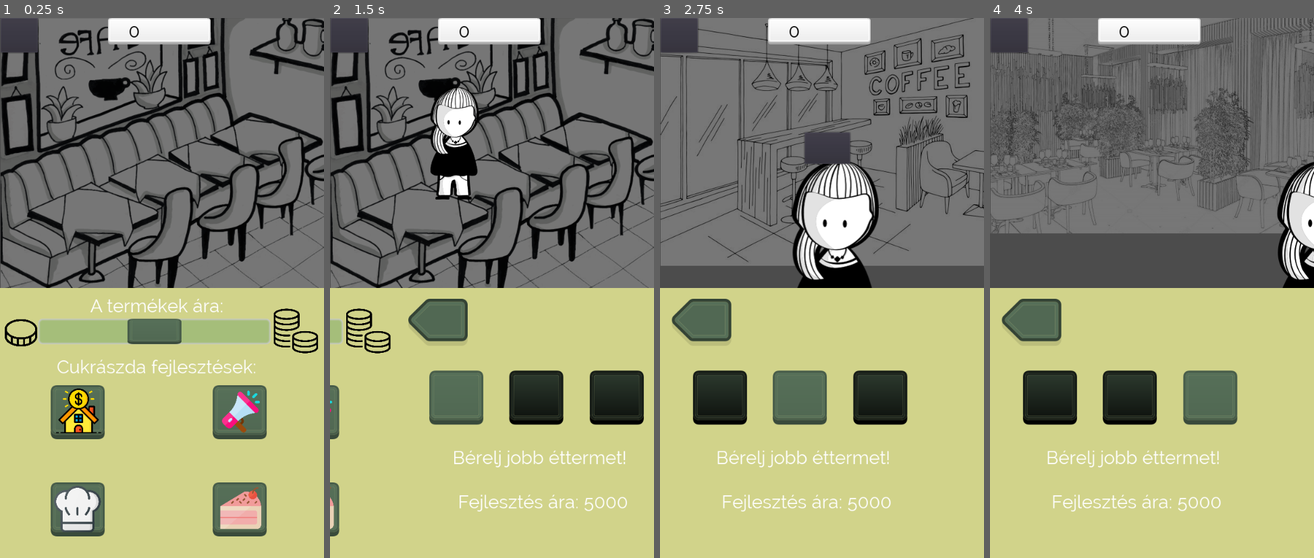
Above: before the commit, frames 1-4 (left to right).
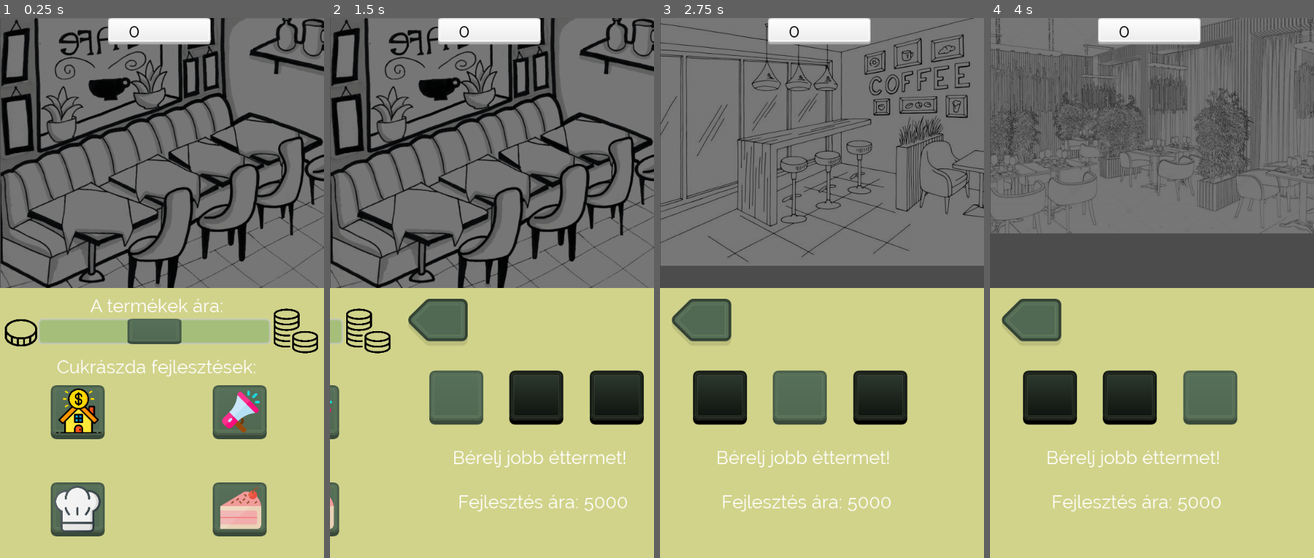
Above: after the commit, the same moments.

Repository: Balint197/BankToTheFuture2021
Game: Godot game, scene res://UI.tscn
Same seed, same stepped clock (60 frames per second), same inputs: the game is played once before the commit and once after it.
Inputs (mouse positions are in pixels of both pictures, inside the frame that each line leads up to):
- Up to frame 1 (0.25 s): no input
- Up to frame 2 (1.5 s): click (349, 34) at 0.52 s; click (407, 412) at 1.25 s
- Up to frame 3 (2.75 s): click (711, 396) at 2 s
- Up to frame 4 (4 s): click (1158, 147) at 2.77 s; click (1129, 396) at 3.5 s

The runs differ from the first frame. In frame 1, 0.7% of the frame differs, in the area x 0-12%, y 0-7%; in frame 2, 3.0%; in frame 3, 6.3%, in the area x 0-68%, y 0-50%; in frame 4, 2.8%.

Commit message:
UI kb final

Diff:
--- a/characters.tscn
+++ b/characters.tscn
@@ -4,7 +4,7 @@
 
 [sub_resource type="Animation" id=1]
 resource_name = "walkOut"
-length = 2.0
+length = 1.5
 tracks/0/type = "value"
 tracks/0/path = NodePath("sprite:position")
 tracks/0/interp = 1
@@ -12,7 +12,7 @@
 tracks/0/imported = false
 tracks/0/enabled = true
 tracks/0/keys = {
-"times": PoolRealArray( 0, 2 ),
+"times": PoolRealArray( 0, 1.5 ),
 "transitions": PoolRealArray( 1, 1 ),
 "update": 0,
 "values": [ Vector2( 0, 0 ), Vector2( 500, 0 ) ]
--- /dev/null
+++ b/failState.tscn
@@ -0,0 +1,64 @@
+[gd_scene load_steps=3 format=2]
+
+[ext_resource path="res://assets/buttons/whiteoff.png" type="Texture" id=1]
+[ext_resource path="res://assets/fonts/font.tres" type="DynamicFont" id=2]
+
+[node name="failState" type="Control"]
+anchor_right = 1.0
+anchor_bottom = 1.0
+__meta__ = {
+"_edit_use_anchors_": false
+}
+
+[node name="ColorRect" type="ColorRect" parent="."]
+anchor_right = 1.0
+anchor_bottom = 1.0
+margin_right = 40.0
+margin_bottom = 40.0
+color = Color( 0.458824, 0.654902, 0.278431, 1 )
+
+[node name="Button" type="TextureButton" parent="."]
+modulate = Color( 0.835294, 0.819608, 0.262745, 1 )
+margin_left = 144.0
+margin_top = 619.0
+margin_right = 244.0
+margin_bottom = 719.0
+rect_scale = Vector2( 3.5, 1 )
+texture_normal = ExtResource( 1 )
+__meta__ = {
+"_edit_use_anchors_": false
+}
+
+[node name="Button2" type="TextureButton" parent="."]
+modulate = Color( 0.835294, 0.819608, 0.262745, 1 )
+margin_left = 144.0
+margin_top = 796.0
+margin_right = 244.0
+margin_bottom = 896.0
+rect_scale = Vector2( 3.5, 1 )
+texture_normal = ExtResource( 1 )
+__meta__ = {
+"_edit_use_anchors_": false
+}
+
+[node name="Label" type="Label" parent="."]
+margin_left = 120.471
+margin_top = 391.425
+margin_right = 531.471
+margin_bottom = 818.425
+custom_fonts/font = ExtResource( 2 )
+text = "5 nap utáni profitod:
+
+
+
+
+
+Pontok beváltása
+
+
+
+Eredménytábla"
+align = 1
+__meta__ = {
+"_edit_use_anchors_": false
+}
--- a/gameUI.gd
+++ b/gameUI.gd
@@ -73,8 +73,8 @@
 	startMiniGame()
 
 func startMiniGame():
-	$Button.visible = true
-	$Button.disabled = false
+	$Button3.visible = true
+	$Button3.disabled = false
 	emit_signal("nextCustomerArrivedToDesk")
 
 func _on_Button_pressed():
@@ -83,6 +83,7 @@
 	endMiniGame()
 
 func endMiniGame():
+	$Particles2D.emitting = true
 	ordering = 0
 	emit_signal("customerDone")
 	#emit_signal("nextCustomerCanComeToDesk")
@@ -91,12 +92,13 @@
 		newCustomer()
 		buffer -= 1
 	characters_array = $Path2D.get_children()
-	var leaving = characters_array[0]
-	$Path2D.remove_child(leaving)
-	add_child(leaving)
-	leaving.get_node("AnimationPlayer").play("walkOut")
-	for i in characters_array:
-		i.get_node("AnimationPlayer").play()
+	if characters_array.size()>0:
+		var leaving = characters_array[0]
+		$Path2D.remove_child(leaving)
+		add_child(leaving)
+		leaving.get_node("AnimationPlayer").play("walkOut")
+		for i in characters_array:
+			i.get_node("AnimationPlayer").play()
 
 
 func _on_Button2_pressed():
@@ -150,3 +152,9 @@
 
 func _on_controller_customersEntering(num):
 	buffer = num
+
+
+func _on_Button3_pressed():
+	$Button3.visible = false
+	$Button3.disabled = true
+	endMiniGame()
--- a/gameUI.tscn
+++ b/gameUI.tscn
@@ -1,5 +1,6 @@
-[gd_scene load_steps=4 format=2]
+[gd_scene load_steps=8 format=2]
 
+[ext_resource path="res://assets/menu/cloud.png" type="Texture" id=1]
 [ext_resource path="res://assets/bg/bg.png" type="Texture" id=2]
 [ext_resource path="res://gameUI.gd" type="Script" id=3]
 
@@ -7,6 +8,32 @@
 _data = {
 "points": PoolVector2Array( 0, 0, 0, 0, 323.999, 454.871, 11.8921, 54.7035, -11.8921, -54.7035, 52.8601, 362.113, -46.3 …(193 unchanged characters)…
 }
+
+[sub_resource type="Gradient" id=3]
+offsets = PoolRealArray( 0, 0.938272 )
+colors = PoolColorArray( 0.886275, 0.137255, 0.890196, 1, 0.843137, 0.203922, 1, 0 )
+
+[sub_resource type="GradientTexture" id=4]
+gradient = SubResource( 3 )
+
+[sub_resource type="ParticlesMaterial" id=2]
+flag_disable_z = true
+spread = 180.0
+gravity = Vector3( 0, 98, 0 )
+initial_velocity = 580.0
+initial_velocity_random = 0.57
+orbit_velocity = 0.0
+orbit_velocity_random = 0.0
+linear_accel = -32.0
+linear_accel_random = 0.24
+damping = 100.0
+angle = 720.0
+angle_random = 1.0
+scale = 20.0
+scale_random = 0.76
+color_ramp = SubResource( 4 )
+hue_variation = 1.0
+hue_variation_random = 1.0
 
 [node name="gameUI" type="Node2D"]
 script = ExtResource( 3 )
@@ -40,11 +67,38 @@
 "_edit_use_anchors_": false
 }
 
+[node name="Button3" type="TextureButton" parent="."]
+visible = false
+margin_left = 404.219
+margin_top = 120.433
+margin_right = 677.219
+margin_bottom = 421.433
+rect_scale = Vector2( 0.671, 0.624 )
+disabled = true
+texture_normal = ExtResource( 1 )
+__meta__ = {
+"_edit_use_anchors_": false
+}
+
+[node name="Particles2D" type="Particles2D" parent="."]
+position = Vector2( 491.532, 194.392 )
+scale = Vector2( 0.671, 0.624 )
+emitting = false
+amount = 60
+lifetime = 1.8
+one_shot = true
+explosiveness = 0.94
+process_material = SubResource( 2 )
+
 [node name="Button2" type="Button" parent="."]
+visible = false
 margin_right = 69.0
 margin_bottom = 64.0
+disabled = true
 __meta__ = {
 "_edit_use_anchors_": false
 }
 [connection signal="pressed" from="Button" to="." method="_on_Button_pressed"]
+[connection signal="pressed" from="Button3" to="." method="_on_Button_pressed"]
+[connection signal="pressed" from="Button3" to="." method="_on_Button3_pressed"]
 [connection signal="pressed" from="Button2" to="." method="_on_Button2_pressed"]
Binary file added: assets/menu/cloud.png
Not shown, added: assets/menu/cloud.png.import
Binary file added: assets/menu/coin.png
Not shown, added: assets/menu/coin.png.import
